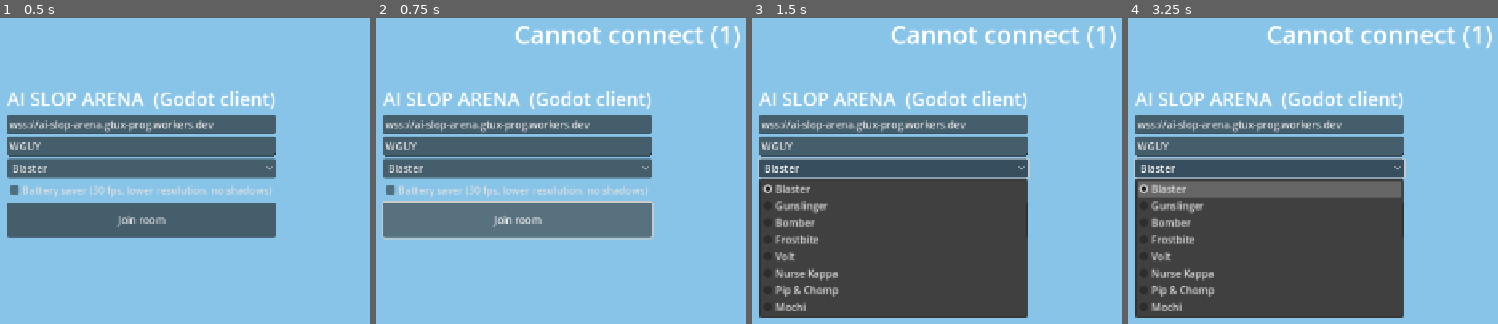
Above: before the commit, frames 1-4 (left to right).
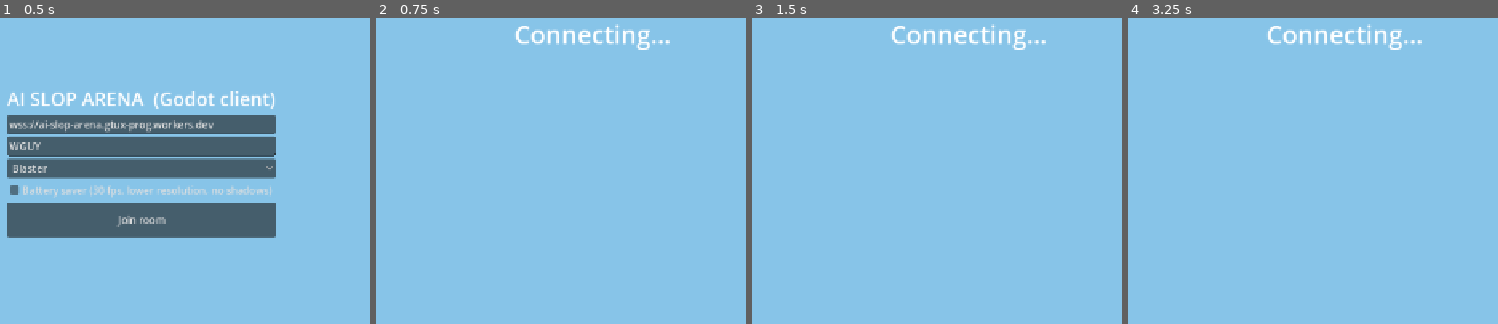
Above: after the commit, the same moments.

Repository: gtko/ai-slop-arena
Game: Godot game, scene res://scenes/main.tscn
The game is run twice, just before and just after one commit, with the same random seed, the same clock (stepped at 60 frames per second) and the same inputs.
Inputs (mouse positions are in pixels of both pictures, inside the frame that each line leads up to):
- Up to frame 1 (0.5 s): no input
- Up to frame 2 (0.75 s): click "Join room" at 0.5 s
- Up to frame 3 (1.5 s): click (892, 167) at 1.25 s, where only the run before the commit has a clickable "Blaster"
- Up to frame 4 (3.25 s): click (1268, 189) at 2 s, where only the run before the commit has a clickable "Battery saver (30 fps, lower …"; tap Enter (ui_accept) at 2.75, 3.02 s; move the mouse to (1442, 180) at 2.77 s; hold Right (ui_right) from 2.78 s (still down); click (1442, 180) at 2.92 s

Frame 1 is identical in both runs. In frame 2, 27% of the frame differs, in the area x 1-99%, y 1-73%; in frame 3, 50%, in the area x 1-99%, y 1-99%; in frame 4, 50%.

Commit message:
Godot: audio manager (SFX pool, music playlists, ducking, ambience) and OGG assets
Co-Authored-By: Claude Sonnet 5.5 <noreply@anthropic.com>
Claude-Session: https://claude.ai/code/session_01UdwwD6xJpTbitgq7e1zGjz

Diff:
--- /dev/null
+++ b/godot/scripts/audio_manager.gd
@@ -0,0 +1,429 @@
+class_name AudioManager
+extends Node
+# Port of src/audio.js: pooled one-shot SFX (with a simple distance falloff), music playlists with
+# crossfade, ducking, low-health low-pass, weather ambience beds and a user mix (master / sfx /
+# music / ambience / mute) persisted in user://audio.cfg.
+#
+# Usage:  var audio := AudioManager.new(); add_child(audio)
+#         audio.play("click");  audio.play("hit", world_pos);  audio.play_music("m_grove")
+# Every sound is an OGG generated by godot/tools/convert-audio.mjs from public/assets/{sfx,music}.
+
+const SFX_DIR := "res://assets/audio/sfx/"
+const MUSIC_DIR := "res://assets/audio/music/"
+const MAX_VOICES := 12
+const COOLDOWN_MS := 35            # per-sound minimum gap, so repeats do not machine-gun
+const SETTINGS_PATH := "user://audio.cfg"
+
+# Internal balance between buses (same numbers as the web BASE table).
+const BASE := {"master": 0.8, "sfx": 0.55, "music": 0.28, "amb": 0.5}
+const GAIN := {"shot": 0.5, "hit": 0.7, "hurt": 0.8, "click": 0.6, "victory": 0.9, "defeat": 0.9, "gas": 0.6,
+	"shot_ray": 0.45, "shot_ice": 0.5, "shot_zap": 0.5, "hit_confirm": 0.75, "ko": 0.8, "heartbeat": 0.9,
+	"sting_three": 0.7, "sting_duel": 0.75, "sting_finalko": 0.8}
+# Friendly names used by the game code -> [file, gain, pitch] (pitch 0 = random jitter).
+const ALIASES := {
+	"tick": ["click", 1.0, 1.25], "go": ["ready", 1.0, 0.0], "ui": ["click", 1.0, 0.0],
+	"damage": ["hurt", 1.0, 0.0], "hit": ["hit_confirm", 1.0, 0.0], "kill": ["ko", 1.0, 0.0],
+	"win": ["victory", 1.0, 1.0], "lose": ["defeat", 1.0, 1.0], "low_health": ["heartbeat", 0.8, 1.0],
+	"death": ["death", 1.0, 0.0],
+}
+# Attack sound of each brawler (from combat.js).
+const ATTACK := {"blaster": "shotgun", "gunslinger": "shot_ray", "frostbite": "shot_ice", "volt": "shot_zap",
+	"bomber": "throw", "kappa": "bubble", "pipchomp": "lunge", "mochi": "bump"}
+const JINGLES := ["fanfare", "victory", "defeat"]
+const PLAYLISTS := {"menu": ["menu"], "lobby": ["lobby", "menu"], "battle": ["battle", "battle2"], "final": ["final"]}
+const BEDS := {"rain": "amb_rain", "sandstorm": "amb_storm", "snow": "amb_snow", "fog": "amb_marsh"}
+
+# User mix, 0..1 (setters apply immediately and persist).
+var master := 0.5: set = _set_master
+var sfx := 1.0: set = _set_sfx
+var music := 0.8: set = _set_music
+var amb := 0.8: set = _set_amb
+var muted := false: set = _set_muted
+var track := "auto"                # "auto" follows the game, "off", or a fixed playlist name
+var listener := Vector3.ZERO       # the local player's position (distances are measured from it)
+var attract := false               # menu / background use: everything is quieter
+
+var _voices: Array[AudioStreamPlayer] = []
+var _voice_t: Array[int] = []      # start time (ms) of each voice, to steal the oldest
+var _last: Dictionary = {}         # sound -> last start (ms)
+var _cache: Dictionary = {}        # name -> AudioStream or null (missing)
+var _suspended := false
+var _paused_voices: Array = []
+var _jingle: AudioStreamPlayer
+
+var _mus: Array[AudioStreamPlayer] = []
+var _mus_fade: Array[float] = [0.0, 0.0]
+var _mus_target: Array[float] = [0.0, 0.0]
+var _mus_cur := 0
+var _song := ""
+var _playlist: Array = []
+var _song_idx := 0
+var _want := ""
+var _duck := 1.0
+var _duck_hold := 0.0
+var _danger := 0.0
+var _danger_now := 0.0
+var _lp: AudioEffectLowPassFilter
+var _amb: Dictionary = {}          # name -> {p, fade, target}
+var _weather_bed := ""
+var _night := 0.0
+var _bus_sfx := -1
+var _bus_music := -1
+var _bus_amb := -1
+
+func _ready() -> void:
+	process_mode = Node.PROCESS_MODE_ALWAYS
+	_bus_sfx = _make_bus("SFX")
+	_bus_music = _make_bus("Music")
+	_bus_amb = _make_bus("Amb")
+	_lp = AudioEffectLowPassFilter.new()
+	_lp.cutoff_hz = 20000.0
+	for i in MAX_VOICES:
+		var p := AudioStreamPlayer.new()
+		p.bus = "SFX"
+		p.process_mode = Node.PROCESS_MODE_ALWAYS
+		add_child(p)
+		_voices.append(p)
+		_voice_t.append(0)
+	_jingle = AudioStreamPlayer.new()
+	_jingle.bus = "SFX"
+	add_child(_jingle)
+	for i in 2:
+		var m := AudioStreamPlayer.new()
+		m.bus = "Music"
+		m.volume_db = -80.0
+		m.finished.connect(_on_song_end.bind(i))
+		add_child(m)
+		_mus.append(m)
+	_load_settings()
+	_apply_mix()
+
+func _make_bus(bus_name: String) -> int:
+	var i := AudioServer.get_bus_index(bus_name)
+	if i == -1:
+		AudioServer.add_bus()
+		i = AudioServer.bus_count - 1
+		AudioServer.set_bus_name(i, bus_name)
+		AudioServer.set_bus_send(i, "Master")
+	return i
+
+# ------------------------------------------------------------------ mix
+
+func _apply_mix() -> void:
+	if _bus_sfx < 0:
+		return
+	AudioServer.set_bus_mute(0, muted)
+	AudioServer.set_bus_volume_db(0, _db(BASE.master * master))
+	AudioServer.set_bus_volume_db(_bus_sfx, _db(BASE.sfx * sfx))
+	AudioServer.set_bus_volume_db(_bus_music, _db(BASE.music * music))
+	AudioServer.set_bus_volume_db(_bus_amb, _db(BASE.amb * amb))
+
+func _db(lin: float) -> float:
+	return linear_to_db(maxf(lin, 0.0001))
+
+func _set_master(v: float) -> void:
+	master = clampf(v, 0.0, 1.0); _apply_mix(); _save_settings()
+func _set_sfx(v: float) -> void:
+	sfx = clampf(v, 0.0, 1.0); _apply_mix(); _save_settings()
+func _set_music(v: float) -> void:
+	music = clampf(v, 0.0, 1.0); _apply_mix(); _save_settings()
+func _set_amb(v: float) -> void:
+	amb = clampf(v, 0.0, 1.0); _apply_mix(); _save_settings()
+func _set_muted(v: bool) -> void:
+	muted = v; _apply_mix(); _save_settings()
+
+func toggle_mute() -> bool:
+	muted = not muted
+	return muted
+
+# "auto" | "off" | "menu" | "battle" ...: re-evaluates what is playing.
+func set_track(t: String) -> void:
+	track = t
+	_save_settings()
+	play_music(_want)
+
+func _load_settings() -> void:
+	var cf := ConfigFile.new()
+	if cf.load(SETTINGS_PATH) != OK:
+		return
+	master = float(cf.get_value("audio", "master", master))
+	sfx = float(cf.get_value("audio", "sfx", sfx))
+	music = float(cf.get_value("audio", "music", music))
+	amb = float(cf.get_value("audio", "amb", amb))
+	muted = bool(cf.get_value("audio", "muted", muted))
+	track = String(cf.get_value("audio", "track", track))
+
+func _save_settings() -> void:
+	if not is_inside_tree():
+		return
+	var cf := ConfigFile.new()
+	for k in ["master", "sfx", "music", "amb", "muted", "track"]:
+		cf.set_value("audio", k, get(k))
+	cf.save(SETTINGS_PATH)
+
+# ------------------------------------------------------------------ streams
+
+func _stream(base: String, path_dir: String = "") -> AudioStream:
+	var key := path_dir + base
+	if _cache.has(key):
+		return _cache[key]
+	var s: AudioStream = null
+	for dir in ([path_dir] if path_dir != "" else [SFX_DIR, MUSIC_DIR]):
+		var path: String = dir + base + ".ogg"
+		if ResourceLoader.exists(path):
+			s = load(path) as AudioStream
+			break
+	_cache[key] = s
+	return s
+
+func has_sound(n: String) -> bool:
+	return _stream(n) != null
+
+# ------------------------------------------------------------------ one-shots
+
+# name: a file in assets/audio/sfx ("hit_confirm"), an alias ("damage", "kill", "win", "tick"...),
+# "atk_<brawler>" / "super_<brawler>", or "m_<map>" (starts that map's music).
+# world_pos: Vector3 in world units for a distance falloff from `listener`; null = full volume.
+func play(sound: String, world_pos: Variant = null, vol: float = 1.0, rate: float = 0.0) -> void:
+	if _suspended or muted:
+		return
+	if sound.begins_with("m_"):
+		play_music(sound)
+		return
+	var gain := vol
+	var file := sound
+	var pitch := rate
+	if sound.begins_with("atk_") or sound.begins_with("super_"):
+		var key := sound.get_slice("_", 1)
+		var sup := sound.begins_with("super_")
+		if sup:
+			play("super", world_pos, vol)
+			file = "bark_%s_super" % key
+			gain *= 0.9
+		else:
+			file = ATTACK.get(key, "shot")
+	elif ALIASES.has(sound):
+		var a: Array = ALIASES[sound]
+		file = a[0]
+		gain *= float(a[1])
+		if pitch == 0.0:
+			pitch = float(a[2])
+	if world_pos is Vector3:
+		var d := Vector3(world_pos) - listener
+		gain *= 1.0 / (1.0 + (d.x * d.x + d.z * d.z) / 150.0)
+	if attract:
+		gain *= 0.35
+	if gain < 0.03:
+		return
+	var stream := _stream(file)
+	if stream == null:
+		return
+	var now := Time.get_ticks_msec()
+	if _last.has(file) and now - int(_last[file]) < COOLDOWN_MS:
+		return
+	_last[file] = now
+	gain *= float(GAIN.get(file, 1.0))
+	var jingle := JINGLES.has(file)
+	if jingle:
+		file = "fanfare" if file == "victory" and _stream("fanfare") != null else file
+		stream = _stream(file)
+		stop_music(0.6)
+		_jingle.stream = stream
+		_jingle.volume_db = _db(gain)
+		_jingle.pitch_scale = 1.0
+		_jingle.play()
+		return
+	var p := _free_voice(now, gain)
+	if p == null:
+		return
+	p.stream = stream
+	p.volume_db = _db(gain)
+	p.pitch_scale = pitch if pitch > 0.0 else randf_range(0.94, 1.06)
+	p.play()
+
+func _free_voice(now: int, gain: float) -> AudioStreamPlayer:
+	var oldest := 0
+	for i in _voices.size():
+		if not _voices[i].playing:
+			_voice_t[i] = now
+			return _voices[i]
+		if _voice_t[i] < _voice_t[oldest]:
+			oldest = i
+	if gain < 0.25:
+		return null            # a faint sound never steals a voice
+	_voice_t[oldest] = now
+	return _voices[oldest]
+
+func stop_jingle(fade: float = 0.3) -> void:
+	if _jingle.playing:
+		var tw := create_tween()
+		tw.tween_property(_jingle, "volume_db", -60.0, fade)
+		tw.tween_callback(_jingle.stop)
+
+# ------------------------------------------------------------------ music
+
+# name: "menu", "lobby", "battle", "final", "m_<mapKey>" (that map's theme first, then the battle
+# songs, plus the map's weather ambience) or "" / null to stop.
+func play_music(name: Variant) -> void:
+	var n := "" if name == null else String(name)
+	_want = n
+	if n != "":
+		stop_jingle()
+	var t := track
+	var want := n if t == "auto" else ("" if t == "off" else t)
+	var list: Array = []
+	if want.begins_with("m_"):
+		list = [want, "battle", "battle2"]
+		_set_weather_from_map(want.substr(2))
+	elif want != "":
+		list = PLAYLISTS.get(want, [want])
+		_weather_bed = ""
+		_update_ambience()
+	else:
+		_weather_bed = ""
+		_update_ambience(true)
+	list = list.filter(func(s): return _stream(s, MUSIC_DIR) != null)
+	if list == _playlist:
+		if _song != "" and not _mus[_mus_cur].playing and not _suspended:
+			_mus[_mus_cur].play()
+		return
+	_playlist = list
+	_song_idx = 0
+	_switch_song(list[0] if not list.is_empty() else "")
+
+func stop_music(fade: float = 0.6) -> void:
+	_playlist = []
+	_want = ""
+	_switch_song("", fade)
+	_weather_bed = ""
+	_update_ambience(true)
+
+func _switch_song(name: String, _fade: float = 0.4) -> void:
+	if name == _song and name != "":
+		return
+	_mus_target[_mus_cur] = 0.0
+	_song = name
+	if name == "":
+		return
+	_mus_cur = 1 - _mus_cur
+	var p := _mus[_mus_cur]
+	p.stream = _stream(name, MUSIC_DIR)
+	_mus_fade[_mus_cur] = 0.0
+	_mus_target[_mus_cur] = 1.0
+	p.volume_db = -80.0
+	if not _suspended:
+		p.play()
+
+func _on_song_end(i: int) -> void:
+	if i != _mus_cur or _playlist.is_empty() or _suspended:
+		return
+	_song_idx = (_song_idx + 1) % _playlist.size()
+	var nxt: String = _playlist[_song_idx]
+	if nxt == _song:
+		_mus[i].play()
+	else:
+		_switch_song(nxt)
+
+# Music dips by 6 dB for a moment (your super, your KOs), back over `sec`.
+func duck(sec: float = 0.6) -> void:
+	_duck = 0.5
+	_duck_hold = 0.15 + sec
+
+# Low health (0..1): the music closes down to a 1200 Hz low-pass.
+func set_danger(v: float) -> void:
+	_danger = clampf(v, 0.0, 1.0)
+
+# ------------------------------------------------------------------ ambience
+
+func _set_weather_from_map(map_key: String) -> void:
+	var m: Dictionary = GameData.maps.get(map_key, {})
+	_weather_bed = BEDS.get(String(m.get("weather", "clear")), "")
+	_update_ambience()
+
+# night: 0 = day birds and wind, 1 = crickets.
+func set_night(v: float) -> void:
+	_night = clampf(v, 0.0, 1.0)
+	_update_ambience()
+
+func _update_ambience(off: bool = false) -> void:
+	var under := 0.35 if _weather_bed != "" else 1.0
+	var levels := {"amb_day": 0.0 if off else (1.0 - _night) * 1.6 * under,
+		"amb_night": 0.0 if off else _night * 3.2 * under}
+	for b in BEDS.values():
+		levels[b] = 1.4 if (b == _weather_bed and not off) else 0.0
+	for n in levels:
+		if levels[n] > 0.0 and not _amb.has(n):
+			var s := _stream(n, MUSIC_DIR)
+			if s == null:
+				continue
+			var st := s.duplicate() as AudioStreamOggVorbis
+			st.loop = true
+			var p := AudioStreamPlayer.new()
+			p.bus = "Amb"
+			p.stream = st
+			p.volume_db = -80.0
+			add_child(p)
+			if not _suspended:
+				p.play()
+			_amb[n] = {"p": p, "fade": 0.0, "target": 0.0}
+		if _amb.has(n):
+			_amb[n].target = levels[n]
+
+# ------------------------------------------------------------------ frame + lifecycle
+
+func _process(delta: float) -> void:
+	if _suspended:
+		return
+	# music crossfade + duck
+	if _duck_hold > 0.0:
+		_duck_hold -= delta
+	else:
+		_duck = minf(1.0, _duck + delta * 1.5)
+	for i in 2:
+		_mus_fade[i] = move_toward(_mus_fade[i], _mus_target[i], delta / 0.9)
+		var p := _mus[i]
+		p.volume_db = _db(_mus_fade[i] * _duck)
+		if _mus_target[i] == 0.0 and _mus_fade[i] <= 0.0 and p.playing:
+			p.stop()
+	# low-pass for danger, only present on the bus while it matters
+	_danger_now = lerpf(_danger_now, _danger, minf(delta * 4.0, 1.0))
+	var has_fx := AudioServer.get_bus_effect_count(_bus_music) > 0
+	if _danger_now > 0.01:
+		if not has_fx:
+			AudioServer.add_bus_effect(_bus_music, _lp)
+		_lp.cutoff_hz = 20000.0 * pow(1200.0 / 20000.0, _danger_now)
+	elif has_fx:
+		AudioServer.remove_bus_effect(_bus_music, 0)
+	for n in _amb.keys():
+		var a: Dictionary = _amb[n]
+		a.fade = move_toward(a.fade, a.target, delta / 1.2)
+		a.p.volume_db = _db(a.fade)
+		if a.target == 0.0 and a.fade <= 0.0 and a.p.playing:
+			a.p.stop()
+			a.p.queue_free()
+			_amb.erase(n)
+
+func _notification(what: int) -> void:
+	# battery: nothing plays while the app is in the background
+	match what:
+		NOTIFICATION_APPLICATION_FOCUS_OUT, NOTIFICATION_APPLICATION_PAUSED:
+			_suspend(true)
+		NOTIFICATION_APPLICATION_FOCUS_IN, NOTIFICATION_APPLICATION_RESUMED:
+			_suspend(false)
+
+func _suspend(on: bool) -> void:
+	if on == _suspended:
+		return
+	_suspended = on
+	var all: Array = _voices + _mus + [_jingle]
+	for a in _amb.values():
+		all.append(a.p)
+	if on:
+		_paused_voices = all.filter(func(p): return p.playing)
+		for p in _paused_voices:
+			p.stream_paused = true
+	else:
+		for p in _paused_voices:
+			if is_instance_valid(p):
+				p.stream_paused = false
+		_paused_voices = []
--- a/godot/scripts/main.gd
+++ b/godot/scripts/main.gd
@@ -31,8 +31,15 @@
 var aim_dir := Vector2(0, 1)
 var aim_point := Vector3.ZERO
 var last_move := Vector2.ZERO
+var audio: AudioManager           # AUDIO HOOK: pooled SFX + music (scripts/audio_manager.gd)
+var _last_count := 0
+var _me_hp := -1.0
+var _final_music := false
 
 func _ready() -> void:
+	audio = AudioManager.new()   # AUDIO HOOK
+	add_child(audio)
+	audio.play_music("menu")
 	net = NetClient.new()
 	add_child(net)
 	net.message.connect(_on_message)
@@ -170,7 +177,7 @@
 	start_btn.set_anchors_preset(Control.PRESET_CENTER)
 	start_btn.position = Vector2(-130, 0)
 	start_btn.visible = false
-	start_btn.pressed.connect(func(): net.send({"t": "start"}); start_btn.visible = false)
+	start_btn.pressed.connect(func(): audio.play("click"); net.send({"t": "start"}); start_btn.visible = false)   # AUDIO HOOK
 	ui.add_child(start_btn)
 
 func _random_code() -> String:
@@ -181,6 +188,8 @@
 	return s
 
 func _join() -> void:
+	audio.play("click")   # AUDIO HOOK
+	audio.play_music("lobby")
 	var key: String = brawler_pick.get_item_metadata(brawler_pick.selected)
 	var err := net.connect_room(server_edit.text.strip_edges().trim_suffix("/"), code_edit.text.strip_edges().to_upper(), "Godot", key)
 	if err != OK:
@@ -193,6 +202,9 @@
 func _to_menu(msg: String) -> void:
 	_clear_match()
 	state = State.MENU
+	audio.stop_jingle()   # AUDIO HOOK
+	audio.set_danger(0.0)
+	audio.play_music("menu")
 	menu_box.visible = true
 	start_btn.visible = false
 	status.text = msg
@@ -225,6 +237,7 @@
 			_start_match(m)
 		"go":
 			count_left = float(m.get("in", 3000)) / 1000.0
+			_last_count = 0   # AUDIO HOOK
 			state = State.COUNTDOWN
 		"snap":
 			_apply_snap(m)
@@ -255,6 +268,9 @@
 		if f.is_local:
 			me = f
 	status.text = "%s: get ready" % map_data.name
+	_final_music = false   # AUDIO HOOK: the map theme (+ weather bed) starts with the match
+	_me_hp = -1.0
+	audio.play_music("m_" + String(m.map))
 	net.send({"t": "lprog", "p": 100})
 	net.send({"t": "loaded"})
 
@@ -270,6 +286,7 @@
 	for id in fighters:
 		if not seen.has(id) and fighters[id] != me:
 			fighters[id].hidden_by_server = true   # in a bush / fog: the server does not tell us
+	_audio_snap()   # AUDIO HOOK
 	if me and m.has("me") and int(m.me[2]) != fix_seen:
 		# the server refused one of our moves: snap back to where it says
 		fix_seen = int(m.me[2])
@@ -280,23 +297,44 @@
 	match e.get("e", ""):
 		"atk":
 			if f:
+				audio.play(("super_" if e.get("s", false) else "atk_") + String(f.type.key), f.position)   # AUDIO HOOK
+				if e.get("s", false) and f == me:
+					audio.duck()
 				f.play_once("super" if e.get("s", false) else "shoot")
 				_spawn_projectile(f, e)
 		"kill":
 			if f:
 				f.alive = false
+				audio.play("death", f.position)   # AUDIO HOOK
+				if fighters.get(e.get("by", "")) == me and f != me:
+					audio.play("kill")
+					audio.duck()
 			if f == me:
+				audio.set_danger(0.0)   # AUDIO HOOK
+				audio.play("lose")
 				state = State.OVER
 				status.text = "Knocked out — rank #%d" % int(e.get("rank", 0))
 		"win":
 			state = State.OVER
 			status.text = "YOU WIN!" if f == me else "%s wins" % (f.fname if f else "?")
+			if f == me:   # AUDIO HOOK
+				audio.play("win")
 		"wall":
 			if arena:
 				arena.break_tile(int(e.i), int(e.j))
+				audio.play("break", _tile_world(int(e.i), int(e.j)))   # AUDIO HOOK
 		"crate":
 			if arena:
 				arena.break_tile(int(e.i), int(e.j))
+				audio.play("crate", _tile_world(int(e.i), int(e.j)))   # AUDIO HOOK
+		"dmg":   # AUDIO HOOK
+			if f == me:
+				audio.play("damage")
+			elif fighters.get(e.get("s", "")) == me:
+				audio.play("hit")
+		"pick":   # AUDIO HOOK
+			if fighters.get(e.get("by", "")) == me:
+				audio.play("pickup")
 
 func _spawn_projectile(f: Fighter, e: Dictionary) -> void:
 	var mi := MeshInstance3D.new()
@@ -324,11 +362,16 @@
 	if state == State.COUNTDOWN:
 		count_left -= delta
 		status.text = str(ceili(maxf(count_left, 0.0)))
+		if ceili(maxf(count_left, 0.0)) != _last_count and count_left > 0.0:   # AUDIO HOOK
+			_last_count = ceili(count_left)
+			audio.play("tick")
 		if count_left <= 0.0:
+			audio.play("go")   # AUDIO HOOK
 			state = State.PLAYING
 			status.text = ""
 	if me == null or arena == null:
 		return
+	audio.listener = me.position   # AUDIO HOOK
 	if state == State.PLAYING and me.alive:
 		_control(delta)
 	_follow_camera(delta)
@@ -398,3 +441,25 @@
 		if p.left <= 0.0 or (arena and GameData.SHOT_BLOCK.contains(arena.char_at(p.node.position.x, p.node.position.z))):
 			p.node.queue_free()
 			projectiles.remove_at(k)
+
+# AUDIO HOOK: low-health low-pass + heartbeat, and the final-phase song (last 3 standing).
+func _audio_snap() -> void:
+	if me == null or state != State.PLAYING:
+		return
+	var frac := clampf(me.hp / maxf(me.max_hp, 1.0), 0.0, 1.0)
+	var low := clampf((0.35 - frac) / 0.35, 0.0, 1.0) if me.alive else 0.0
+	audio.set_danger(low)
+	if low > 0.0 and _me_hp != me.hp:
+		audio.play("low_health")
+	_me_hp = me.hp
+	if not _final_music:
+		var alive := 0
+		for f in fighters.values():
+			if f.alive:
+				alive += 1
+		if alive <= 3 and alive > 1:
+			_final_music = true
+			audio.play_music("final")
+
+func _tile_world(i: int, j: int) -> Vector3:   # AUDIO HOOK
+	return Vector3((i + 0.5) * GameData.TILE - GameData.HALF, 0.0, (j + 0.5) * GameData.TILE - GameData.HALF)
Not shown, added: godot/assets/audio/music/amb_day.ogg.import
Not shown, added: godot/assets/audio/music/amb_marsh.ogg.import
Not shown, added: godot/assets/audio/music/amb_night.ogg.import
Not shown, added: godot/assets/audio/music/amb_rain.ogg.import
Not shown, added: godot/assets/audio/music/amb_snow.ogg.import
Not shown, added: godot/assets/audio/music/amb_storm.ogg.import
Not shown, added: godot/assets/audio/music/battle.ogg.import
Not shown, added: godot/assets/audio/music/battle2.ogg.import
Not shown, added: godot/assets/audio/music/fanfare.ogg.import
Not shown, added: godot/assets/audio/music/final.ogg.import
Not shown, added: godot/assets/audio/music/lobby.ogg.import
Not shown, added: godot/assets/audio/music/m_dunes.ogg.import
(and 219 more such lines)
